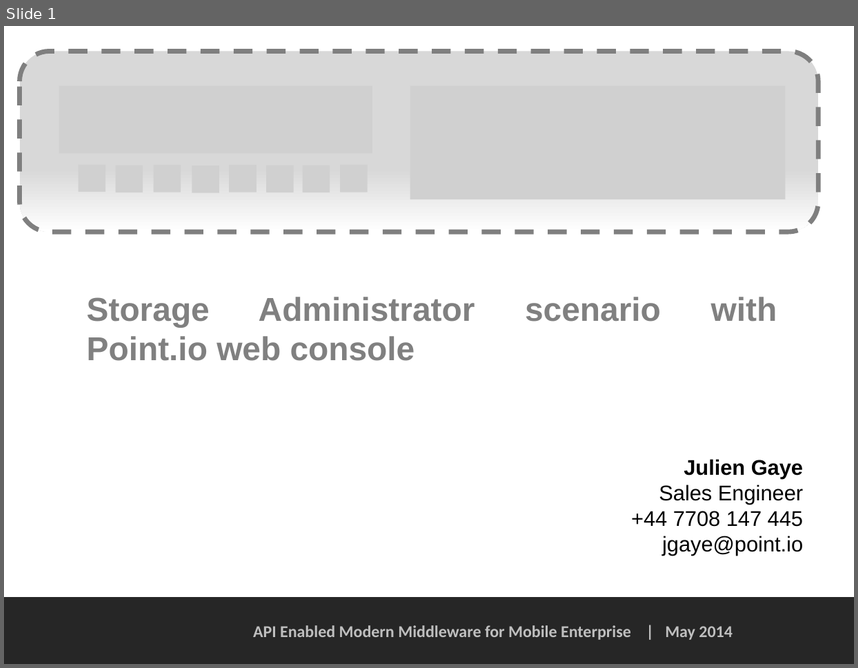
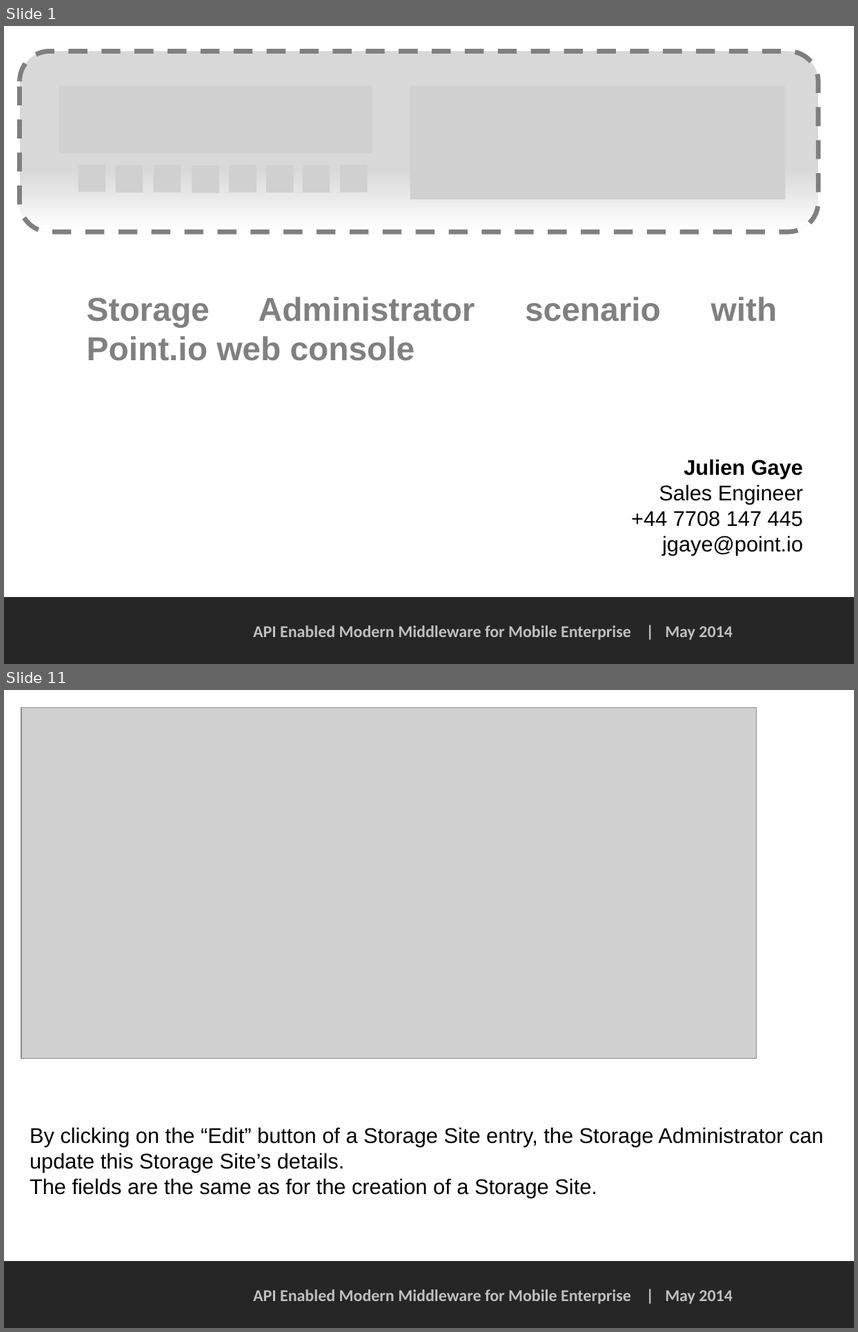
Before and after one commit to PointIO/Documentation, a slide deck: web console doc/Storage Administrator scenario - web console.pptx. Shown one above the other, each under a label of ours: slide 1 before the commit, slides 1 and 11 after it; the slides between them are not shown. The pictures are 858x668 and 858x1332 pixels, drawn with LibreOffice and Linux fonts; fonts in the diff are those of the drawing; grey boxes stand for pictures; background and template pictures are left out. Boxes give left, top, right and bottom in pixels: in the first picture for what was removed or moved away, otherwise in the second. Text is boxed around its words. In the diff, an @@ line names an element or a change of style, - is before the commit and + after.

Commit message:
Update Storage Admin scenario to v1

```diff
--- a/web console doc/Storage Administrator scenario - web console.pptx
+++ b/web console doc/Storage Administrator scenario - web console.pptx
@@ slide 11 added at bbox=[4, 690, 854, 1328], background #FFFFFF; not listed: 2 template elements that a slide beside it also shows @@
@@ picture added at bbox=[21, 707, 756, 1058] @@
@@ text added at bbox=[30, 1127, 824, 1197], 18 pt, text #000000 @@
+By clicking on the “Edit” button of a Storage Site entry, the Storage Administrator can update this Storage Site’s details.
+The fields are the same as for the creation of a Storage Site.
```
Also in this commit, not shown: 2 slides changed, 8 other slides added, 10 slides removed.
